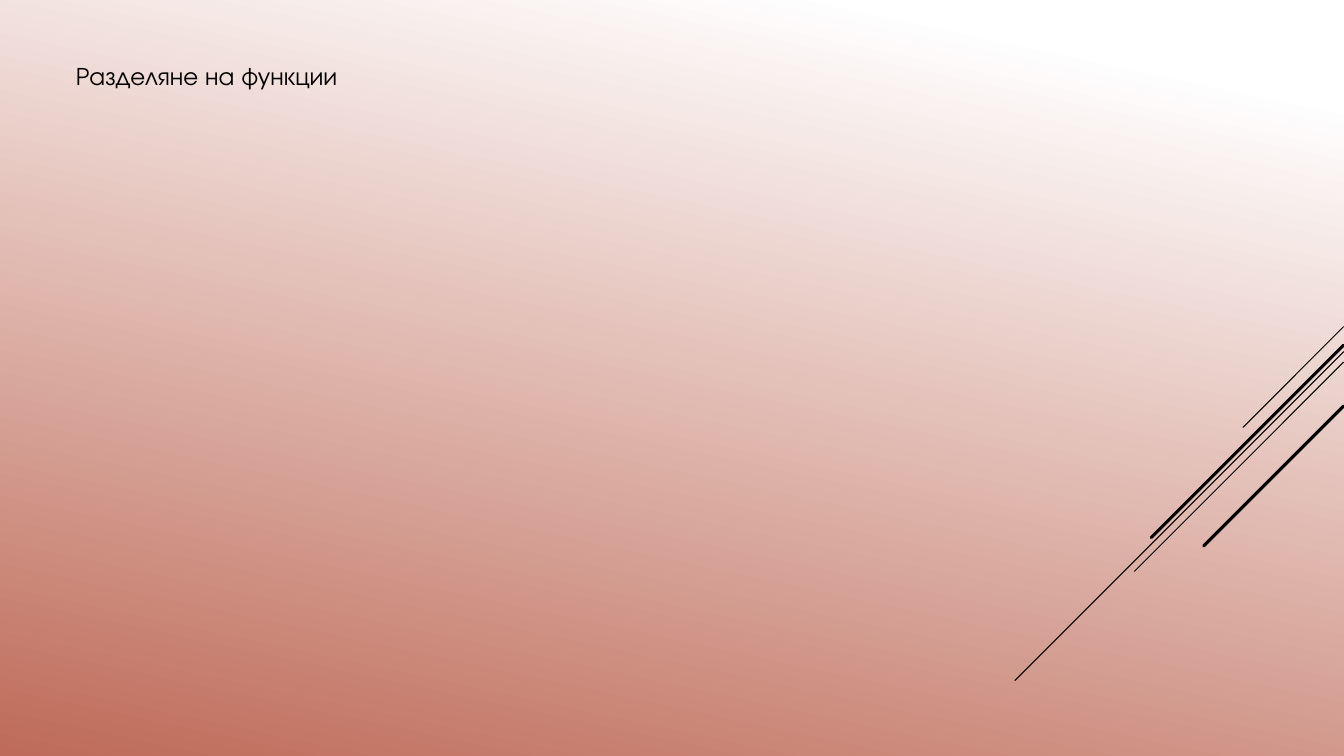
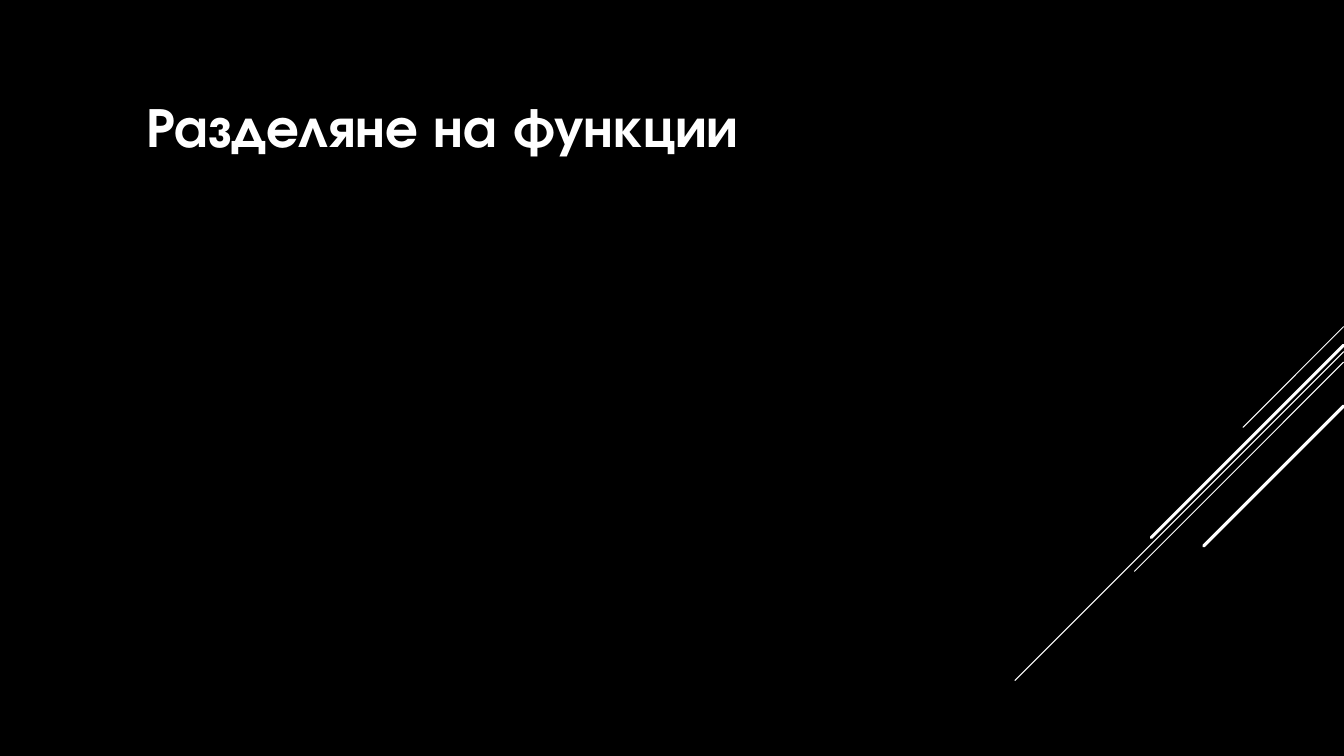
Before and after one commit to pgee-dzi2024/Theme_03, a slide deck: slide 4 of 03 Айсел Фейзи/Защита теория.pptx. Drawn at 1344x756 pixels with LibreOffice and Linux fonts; fonts in the diff are those of the drawing; background and template pictures are left out. Boxes give left, top, right and bottom in pixels: in the first picture for what was removed or moved away, otherwise in the second. Text is boxed around its words. In the diff, an @@ line names an element or a change of style, - is before the commit and + after.

```diff
--- a/03 Айсел Фейзи/Защита теория.pptx
+++ b/03 Айсел Фейзи/Защита теория.pptx
@@ background gradient #FFFFFF to #C26A56 to picture (left out) @@
@@ text "Разделяне на функции" moved from (x1=76, y1=68, x2=337, y2=90) to (x1=147, y1=109, x2=739, y2=157) @@
@@ text "Разделяне на функции" at (x1=147, y1=109, x2=739, y2=157): size 18 to 40 pt, text colour #000000 to #FFFFFF, bold on @@
@@ line (1344, 327) - (1243, 427): stroke #000000 0.75 pt to #FFFFFF 0.75 pt @@
@@ line (1344, 352) - (1015, 681): stroke #000000 0.75 pt to #FFFFFF 0.75 pt @@
@@ line (1344, 345) - (1151, 537): stroke #000000 2.25 pt to #FFFFFF 2.25 pt @@
@@ line (1344, 362) - (1135, 572): stroke #000000 0.75 pt to #FFFFFF 0.75 pt @@
@@ line (1344, 406) - (1204, 546): stroke #000000 2.25 pt to #FFFFFF 2.25 pt @@
```
Also in this commit, not shown: 6 other slides changed, 3 slides added, 3 slides removed, 4 other files.
